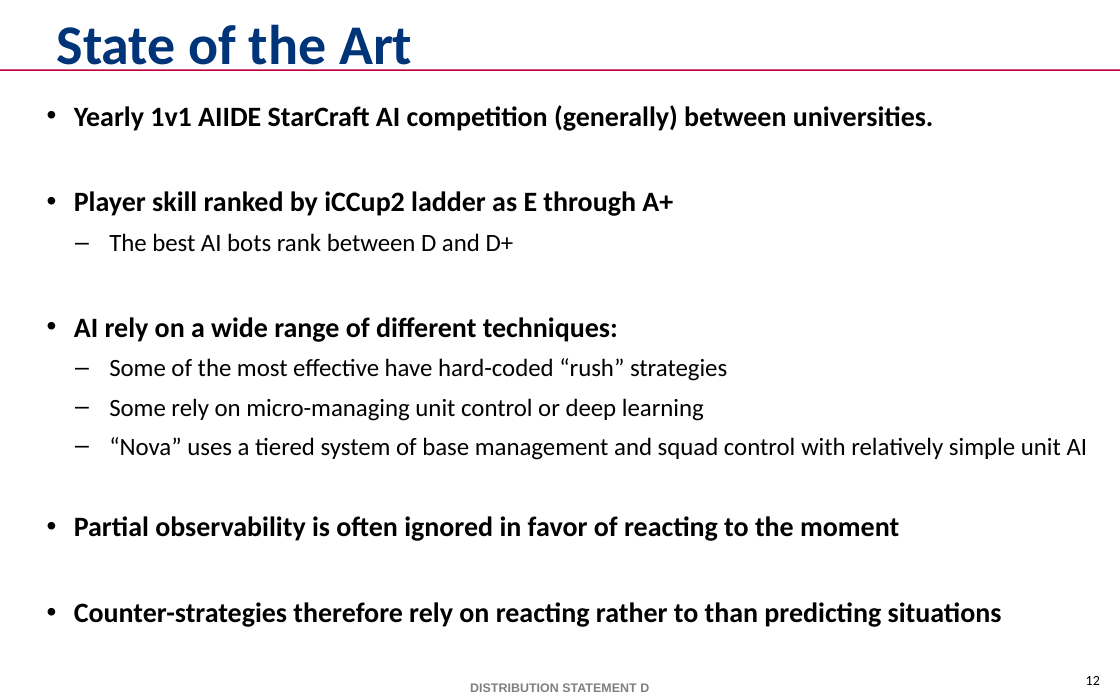
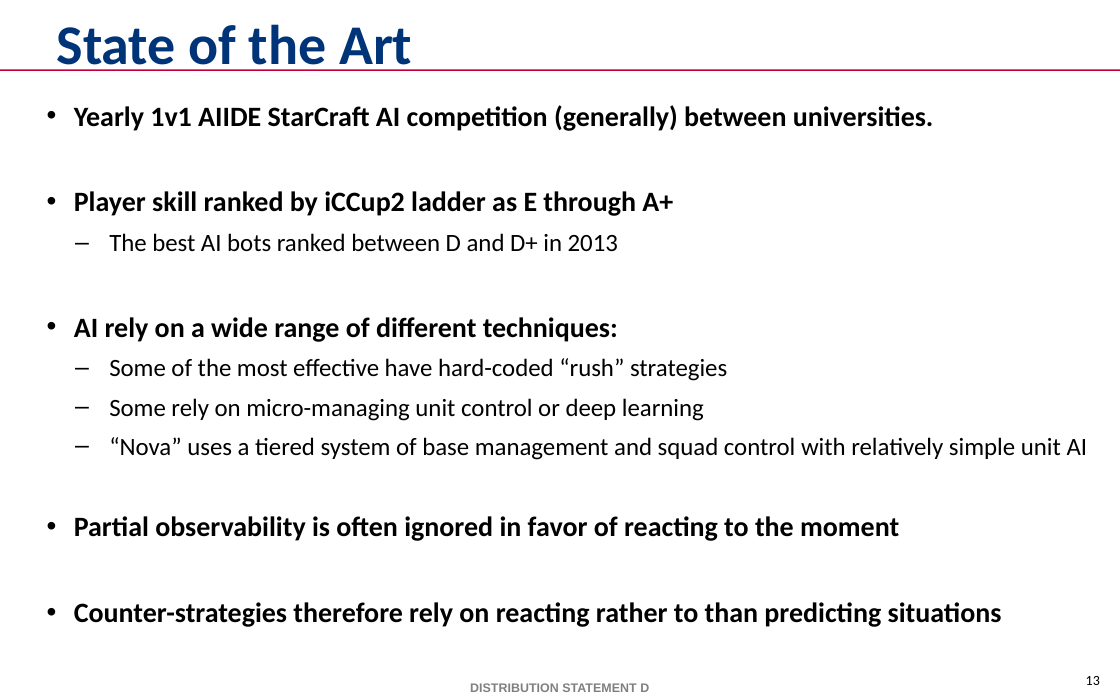
Before and after one commit to mikewkozak/IRE, a slide deck: slide 13 of Documentation/mkozak - Intent Recognition Engine.pptx (slide 12 before the commit). Drawn at 1120x700 pixels with LibreOffice and Linux fonts; fonts in the diff are those of the drawing; background and template pictures are left out. Boxes give left, top, right and bottom in pixels: in the first picture for what was removed or moved away, otherwise in the second. Text is boxed around its words. In the diff, an @@ line names an element or a change of style, - is before the commit and + after.

```diff
--- a/Documentation/mkozak - Intent Recognition Engine.pptx
+++ b/Documentation/mkozak - Intent Recognition Engine.pptx
@@ text at (x1=109, y1=233, x2=618, y2=251): text changed @@
-  – The best AI bots rank between D and D+
+  – The best AI bots ranked between D and D+ in 2013
@@ page number at (x1=1086, y1=676, x2=1100, y2=685): text changed @@
-12
+13
```
Also in this commit, not shown: 16 other slides changed, 8 slides added, 4 slides removed, 5 other files.
